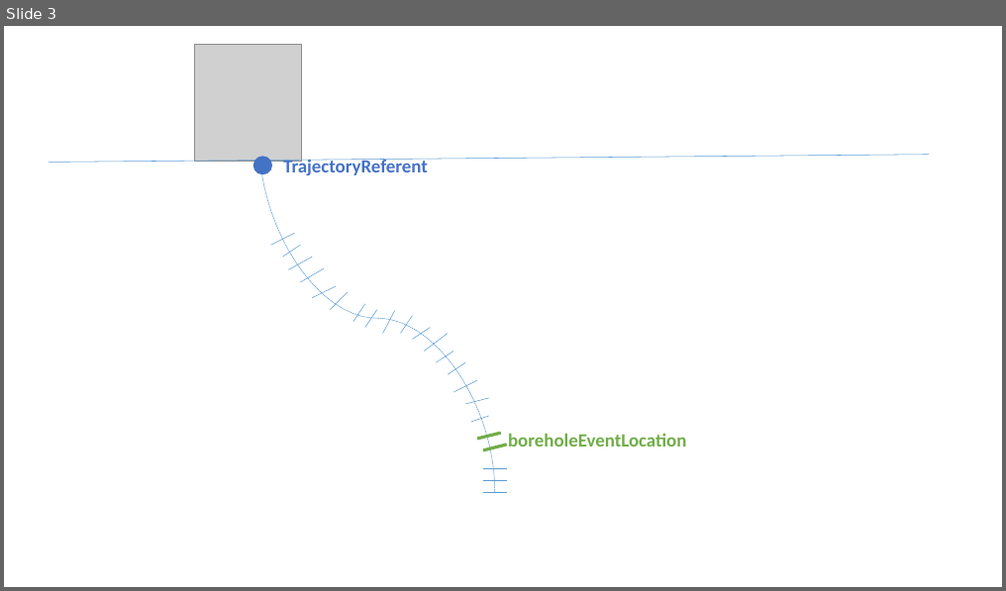
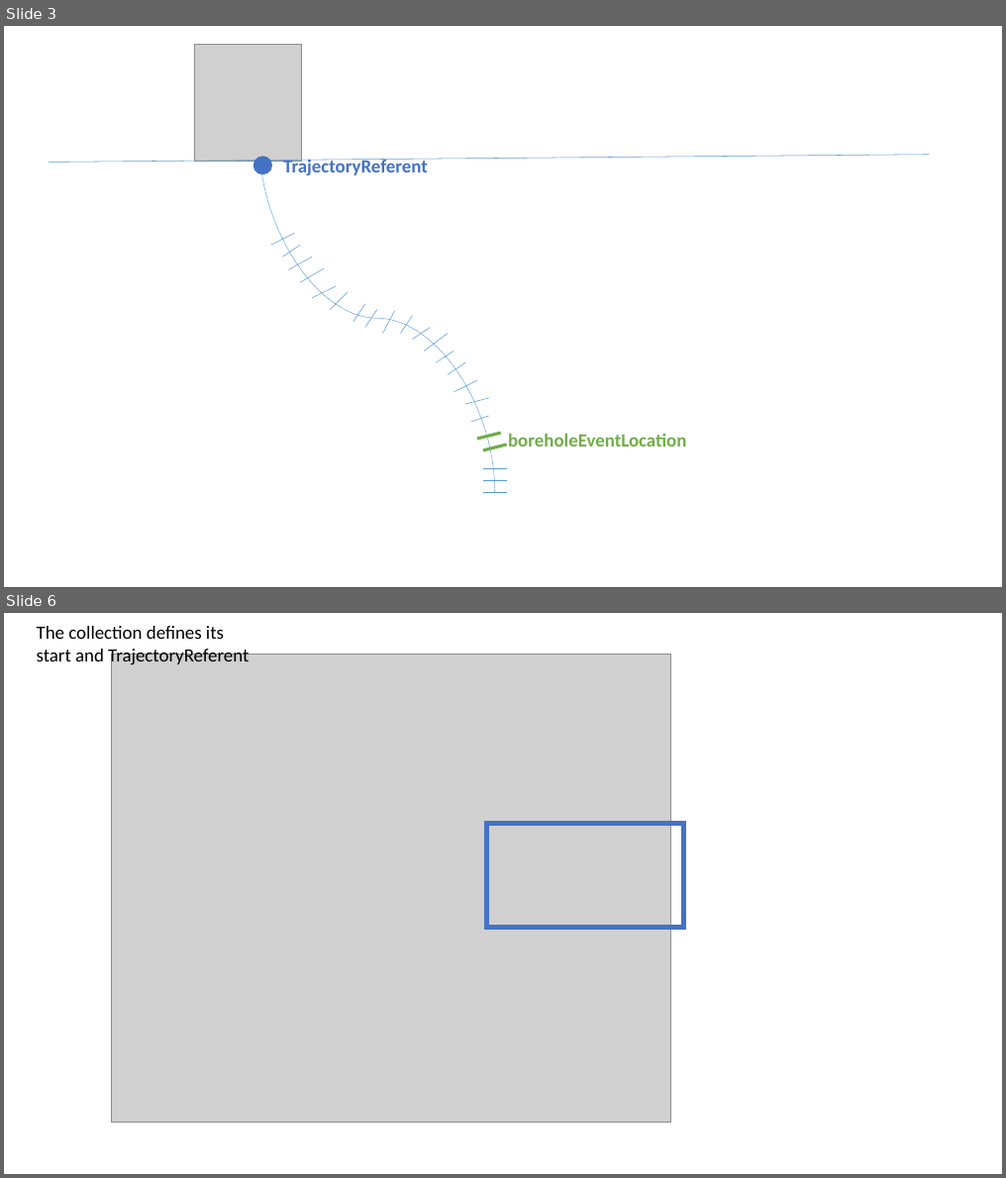
Before and after one commit to opengeospatial/boreholeie, a slide deck: Vocabulary/LinearReferencing.pptx. Shown one above the other, each under a label of ours: slide 3 before the commit, slides 3 and 6 after it; the slides between them are not shown. The pictures are 1006x591 and 1006x1178 pixels, drawn with LibreOffice and Linux fonts; fonts in the diff are those of the drawing; grey boxes stand for pictures. Boxes give left, top, right and bottom in pixels: in the first picture for what was removed or moved away, otherwise in the second. Text is boxed around its words. In the diff, an @@ line names an element or a change of style, - is before the commit and + after.

```diff
--- a/Vocabulary/LinearReferencing.pptx
+++ b/Vocabulary/LinearReferencing.pptx
@@ slide 6 added at [4,613,1002,1174], background #FFFFFF @@
@@ text added at [37,626,249,666], 18 pt, text #000000 @@
+The collection defines its start and TrajectoryReferent
@@ picture added at [111,655,671,1123] @@
@@ rectangle added at [487,823,684,928], outline #4472C4 5 pt @@
```
Also in this commit, not shown: 7 slides changed, 5 other slides added, 2 other files.
